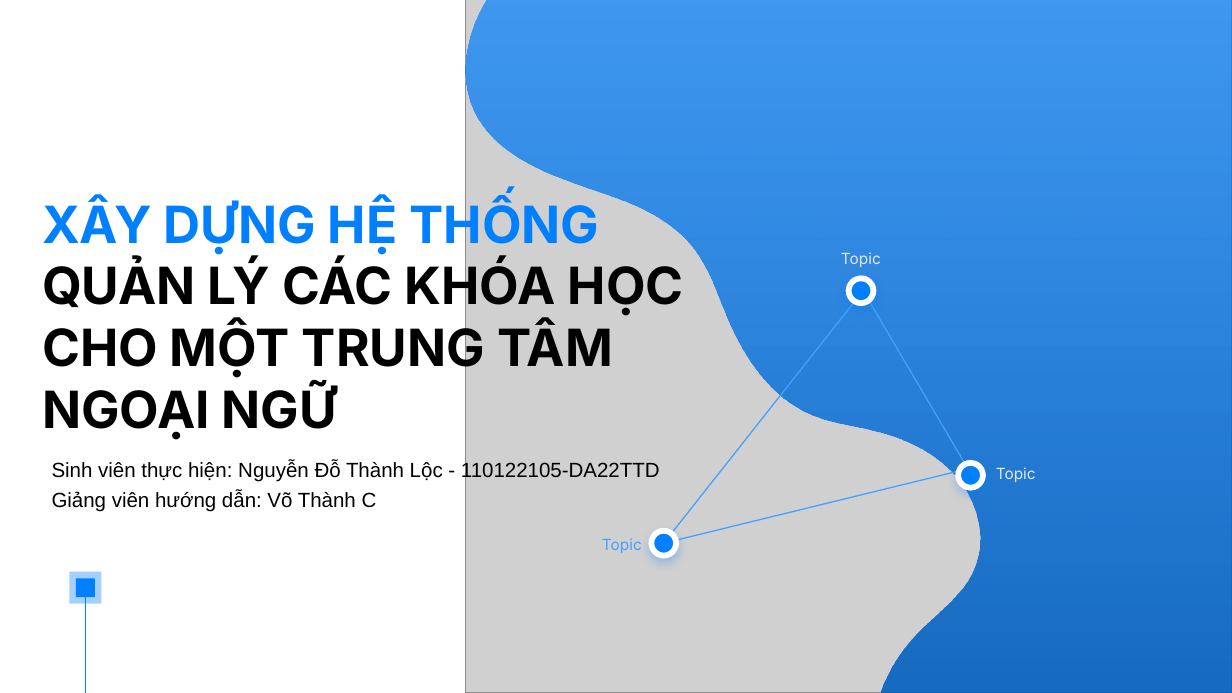
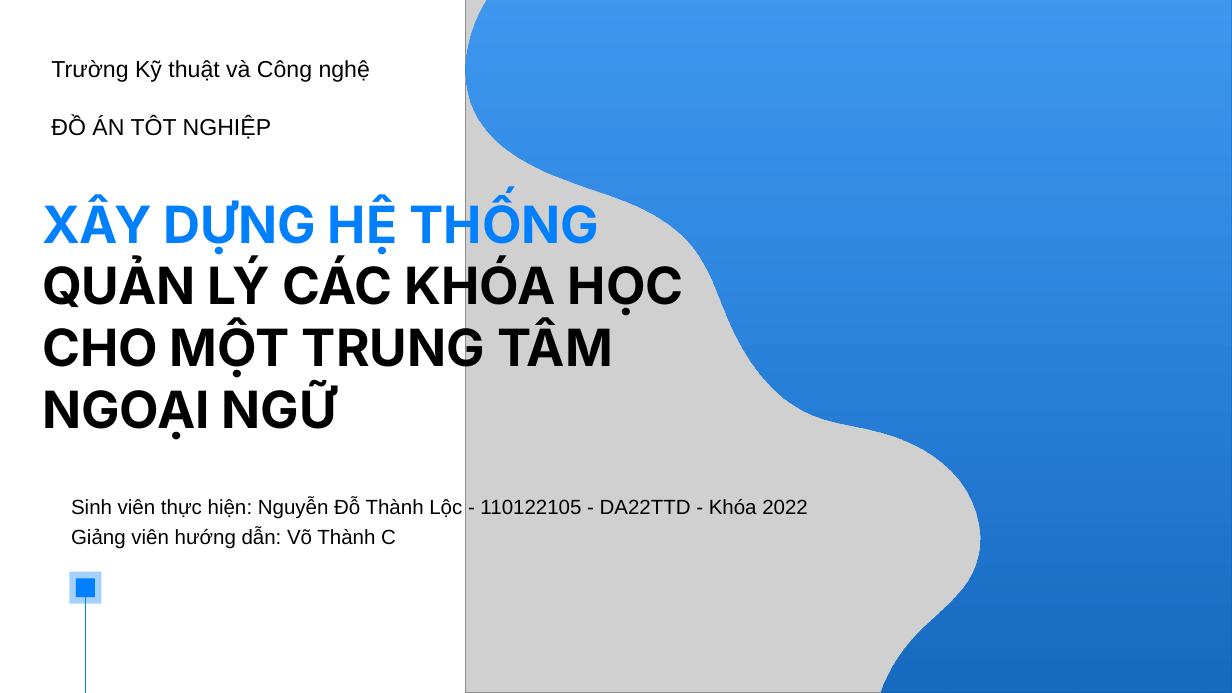
Before and after one commit to nguyendothanhloc/nguyendothanhloc-tn-da22ttd-110122105-nguyendothanhloc-xaydunghethongcotichhoptrolyaochottnn, a slide deck: slide 1 of docs/Slile.pptx. Drawn at 1232x693 pixels with LibreOffice and Linux fonts; fonts in the diff are those of the drawing; grey boxes stand for pictures; background and template pictures are left out. Boxes give left, top, right and bottom in pixels: in the first picture for what was removed or moved away, otherwise in the second. Text is boxed around its words. In the diff, an @@ line names an element or a change of style, - is before the commit and + after.

```diff
--- a/docs/Slile.pptx
+++ b/docs/Slile.pptx
@@ text added at (x1=51, y1=60, x2=370, y2=82), 18 pt, text #000000 @@
+Trường Kỹ thuật và Công nghệ
@@ text added at (x1=51, y1=117, x2=271, y2=139), 18 pt, text #000000 @@
+ĐỒ ÁN TÔT NGHIỆP
@@ text removed at (x1=841, y1=252, x2=881, y2=267) @@
-Topic
@@ freeform shape removed at (x1=664, y1=291, x2=968, y2=543) @@
@@ ellipse removed at (x1=848, y1=278, x2=873, y2=303) @@
@@ ellipse removed at (x1=958, y1=463, x2=983, y2=488) @@
@@ text removed at (x1=996, y1=467, x2=1036, y2=482) @@
-Topic
@@ text "Sinh viên thực hiện: Nguyễn ..." moved from (x1=52, y1=461, x2=660, y2=512) to (x1=71, y1=499, x2=808, y2=549) @@
@@ text at (x1=71, y1=499, x2=808, y2=519): text changed @@
-Sinh viên thực hiện: Nguyễn Đỗ Thành Lộc - 110122105-DA22TTD
+Sinh viên thực hiện: Nguyễn Đỗ Thành Lộc - 110122105 - DA22TTD - Khóa 2022
@@ text removed at (x1=602, y1=538, x2=642, y2=553) @@
-Topic
@@ ellipse removed at (x1=652, y1=531, x2=677, y2=555) @@
```
Also in this commit, not shown: 12 other slides changed, 5 slides added, 45 other files.
